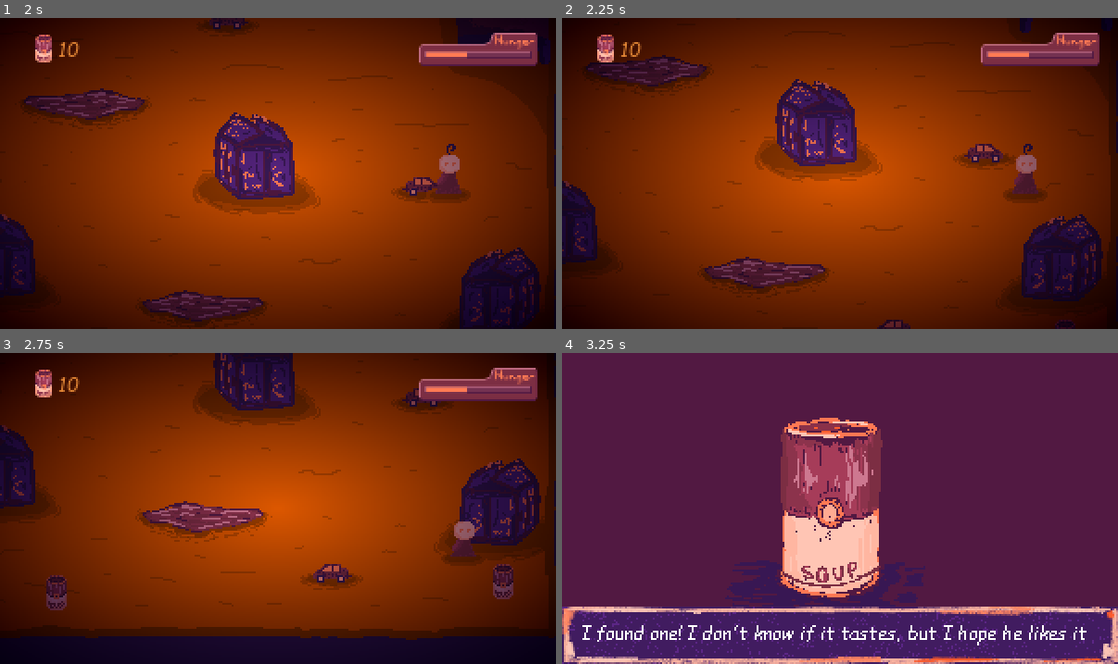
Above: before the commit, frames 1-4 (two rows, left to right).
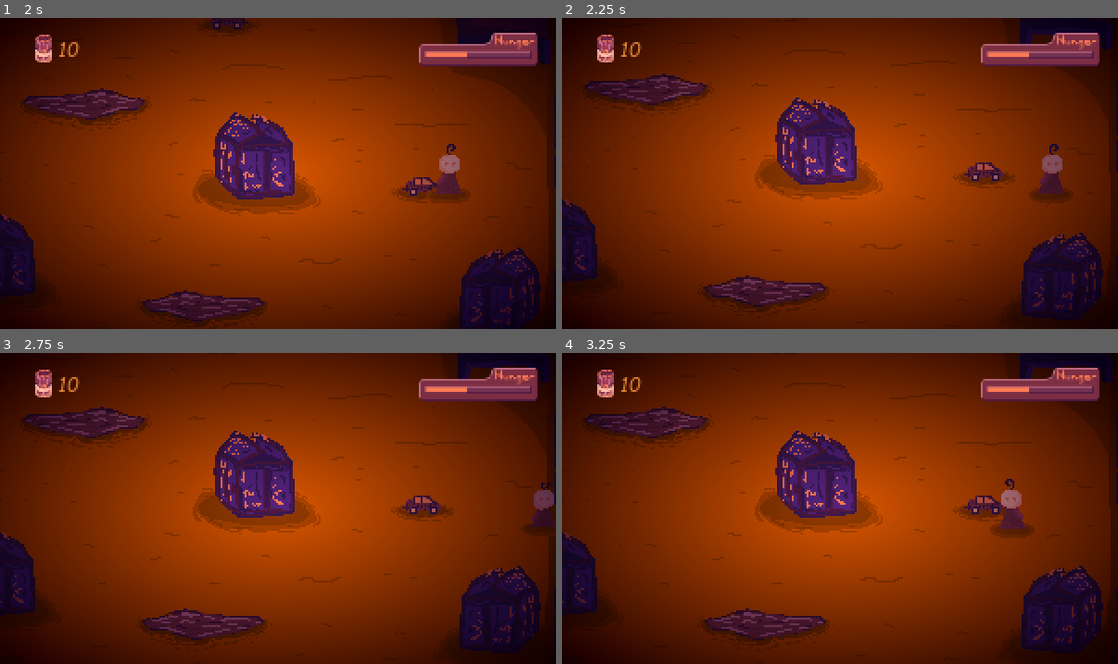
Above: after the commit, the same moments.

Repository: EdBarrancos/Operation_Ai_pain
Game: Godot game, scene res://Scenes/World.tscn
Two runs of this game, one before a commit and one after it. Both use one fixed random seed, a clock stepped at 60 frames per second and the inputs below. The engine's default icon, where the game draws it, is replaced by a stand-in: a white triangle on a blue panel in a dark square.
Inputs:
- Up to frame 1 (2 s): tap Enter (ui_accept) at 0.5, 0.77, 1.52 s; hold D (RIGHT) 0.53-1.28 s; tap F (FEED) at 0.6, 1.35 s; hold S (DOWN) from 1.28 s (still down)
- Up to frame 2 (2.25 s): release S (DOWN) at 2.03 s; hold D (RIGHT) from 2.03 s (still down); tap T (TEST) at 2.1 s
- Up to frame 3 (2.75 s): keep holding D (RIGHT); tap F (FEED) at 2.3 s
- Up to frame 4 (3.25 s): release D (RIGHT) at 2.78 s; hold W (UP) from 2.78 s (still down); tap F (FEED) at 2.85 s; tap Enter (ui_accept) at 3.02 s

Frame 1 is identical in both runs. In frame 2, 17% of the frame differs, in the area x 0-100%, y 0-100%; in frame 3, 35%; in frame 4, 99%.
Error in both runs: Invalid operands 'int' and 'Nil' in operator '+'. (res://Scripts/Monster.gd:54)

Commit message:
Randomize Keys On Can Find

Diff:
--- a/OperationAi/Player/Scripts/PlayerMovement.gd
+++ b/OperationAi/Player/Scripts/PlayerMovement.gd
@@ -162,3 +162,31 @@
 #################
 #SAVE GAME STUFF#
 #################
+
+func save_dict():
+	var save_dict = {
+		"up": up,
+		"down": down,
+		"left": left,
+		"right": right
+	}
+	return save_dict
+
+func save_game():
+	var save_game  = File.new()
+	save_game.open("user://playerKeys.save", File.WRITE)
+	save_game.store_line(to_json(save_dict()))
+	save_game.close()
+
+func load_game():
+	var save_game = File.new()
+	if not save_game.file_exists("user://playerKeys.save"):
+		return
+	save_game.open("user://playerKeys.save", File.READ)
+
+	var variable_data = parse_json(save_game.get_line())
+
+	for i in variable_data:
+		set(i, variable_data[i])
+
+	save_game.close()
--- a/OperationAi/Scripts/Room.gd
+++ b/OperationAi/Scripts/Room.gd
@@ -14,13 +14,20 @@
 	vignette.SetAlpha(monster.GetPercentageHunger())
 	#Update Sounds
 	audioServer.SetCurrentEffect(monster.GetQuarterHunger())
-	#Randomize Directions
+
+
+func FoundCan(soupImage, dialogue):
+	player.playerSoupInventory.AddSoup()
 	player.playerMovement.SetDirections(player.playerMovement.GetRandomDirections())
-
+	soupHandler.save_game()
+	player.playerMovement.save_game()
+	get_parent().SwitchToSoupCutscene(self, player.global_position, soupImage, dialogue, player.playerSoupInventory.GetCurrentSoupQuantity(), monster.GetHunger())
 
 func Init(playerPos, toLoad, playerCurrentInv, hunger):
 	player.global_position = playerPos
 	soupHandler.Init(toLoad)
+	if toLoad:
+		player.playerMovement.load_game()
 	player.playerSoupInventory.SetCurrentSoupQuantity(playerCurrentInv)
 	if hunger:
 		monster.SetHunger(hunger)
@@ -36,10 +43,7 @@
 	vignette.SetAlpha(monster.GetPercentageHunger())
 	audioServer.Init(self, get_parent().musicStream, monster.GetQuarterHunger())
 
-func FoundCan(soupImage, dialogue):
-	player.playerSoupInventory.AddSoup()
-	soupHandler.save_game()
-	get_parent().SwitchToSoupCutscene(self, player.global_position, soupImage, dialogue, player.playerSoupInventory.GetCurrentSoupQuantity(), monster.GetHunger())
+
 
 
 func _on_Monster_monster_is_full():
